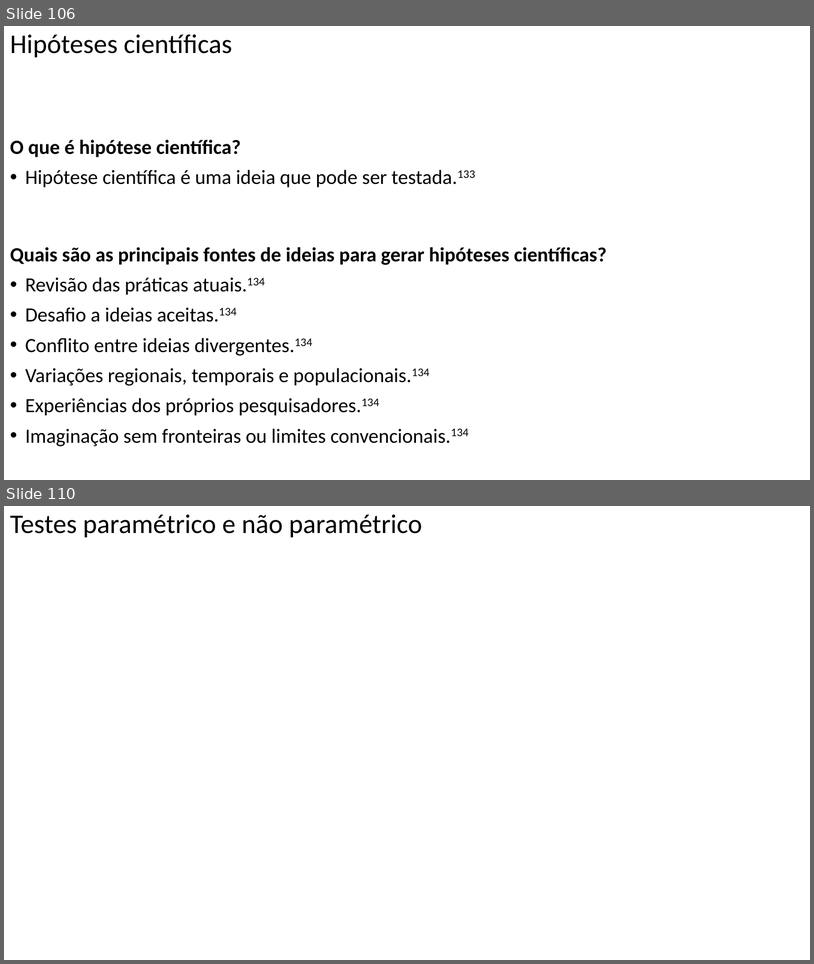
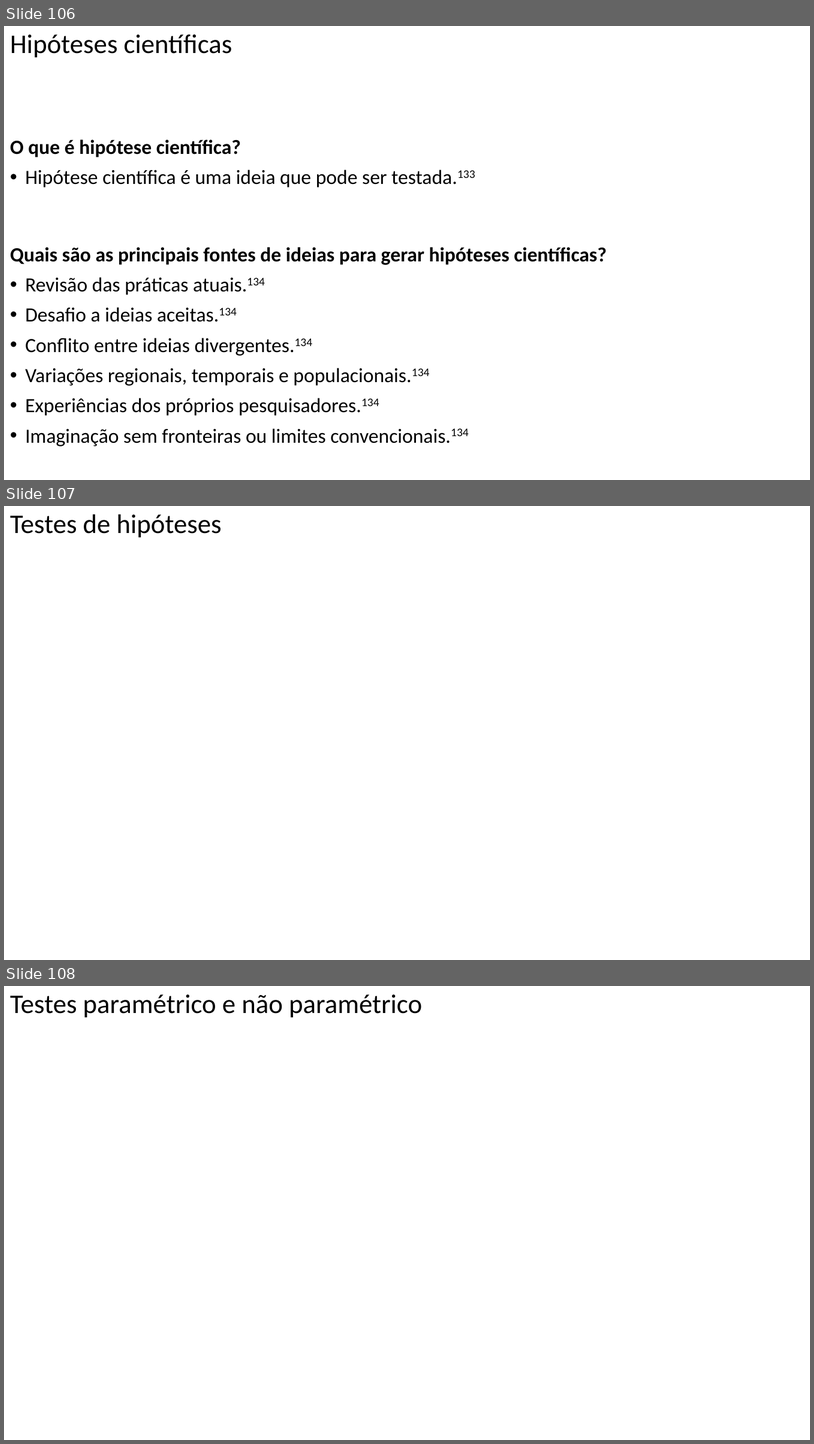
Before and after one commit to FerreiraAS/Ciencia-com-R, a slide deck: Ciência-com-R.pptx. Shown one above the other, each under a label of ours: slides 106 and 110 before the commit, slides 106, 107 and 108 after it; the slides between them are not shown. The pictures are 814x964 and 814x1444 pixels, drawn with LibreOffice and Linux fonts; fonts in the diff are those of the drawing. Boxes give left, top, right and bottom in pixels: in the first picture for what was removed or moved away, otherwise in the second. Text is boxed around its words. In the diff, an @@ line names an element or a change of style, - is before the commit and + after.

```diff
--- a/Ciência-com-R.pptx
+++ b/Ciência-com-R.pptx
@@ slide 107 added at <box>4,506,810,960</box>, background #FFFFFF @@
@@ title added at <box>10,514,222,538</box>, 32 pt, text #000000 @@
+Testes de hipóteses
@@ what was slide 110 is now slide 108 @@
```
Also in this commit, not shown: 10 slides changed, 2 other slides added, 2 slides removed, 55 other files.
